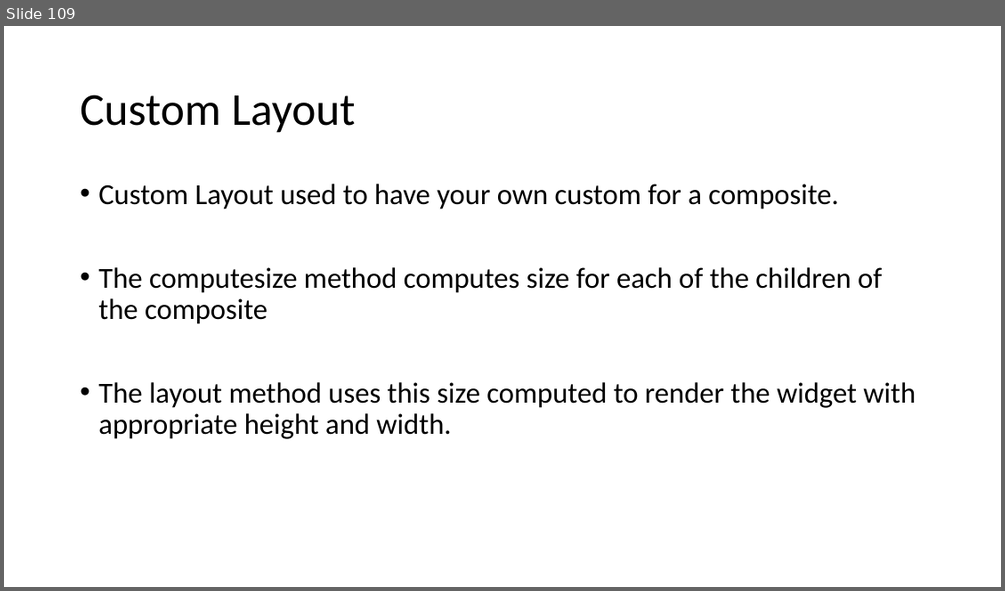
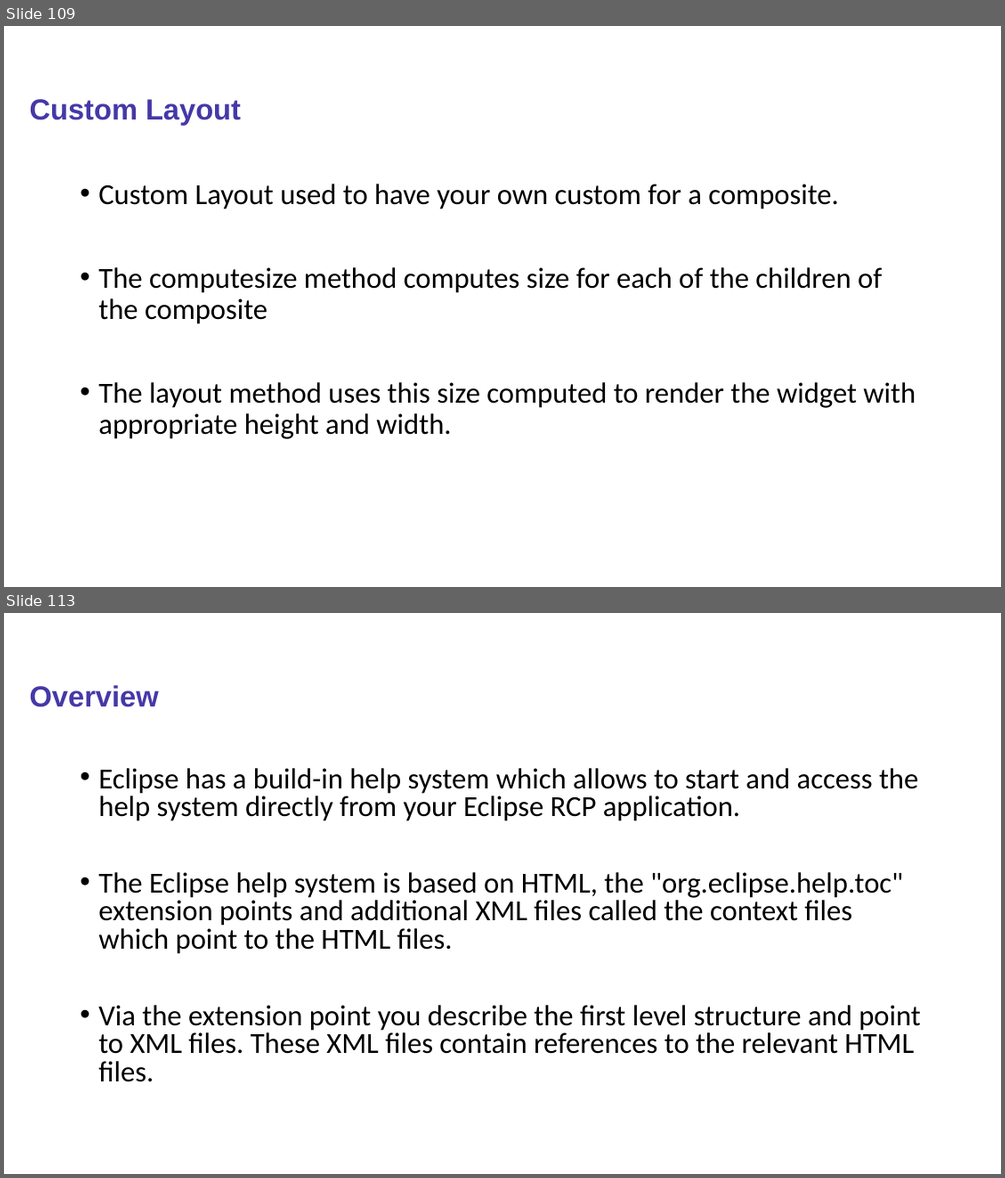
Before and after one commit to sabir123/RCP.Presentations, a slide deck: Eclipse_RCP_Training.pptx. Shown one above the other, each under a label of ours: slide 109 before the commit, slides 109 and 113 after it; the slides between them are not shown. The pictures are 1005x591 and 1005x1178 pixels, drawn with LibreOffice and Linux fonts; fonts in the diff are those of the drawing. Boxes give left, top, right and bottom in pixels: in the first picture for what was removed or moved away, otherwise in the second. Text is boxed around its words. In the diff, an @@ line names an element or a change of style, - is before the commit and + after.

```diff
--- a/Eclipse_RCP_Training.pptx
+++ b/Eclipse_RCP_Training.pptx
@@ slide 113 added at bbox=[4, 613, 1001, 1174], background #FFFFFF @@
@@ title added at bbox=[30, 685, 159, 707], 28 pt, text #4538A8, bold @@
+Overview
@@ text added at bbox=[98, 768, 921, 1082], 28 pt, text #000000 @@
+• Eclipse has a build-in help system which allows to start and access the help system directly from your Eclipse RCP application.
+• The Eclipse help system is based on HTML, the "org.eclipse.help.toc" extension points and additional XML files called the context files which point to the HTML files.
+• Via the extension point you describe the first level structure and point to XML files. These XML files contain references to the relevant HTML files.
@@ slide 109 changed as well @@
@@ title "Custom Layout": place and size @@
-title "Custom Layout" at bbox=[80, 95, 356, 133]
+title "Custom Layout" at bbox=[30, 99, 241, 124]
@@ title "Custom Layout" at bbox=[30, 99, 241, 124]: size 44 to 28 pt, font Calibri to Arial, text colour #000000 to #4538A8, bold on @@
```
Also in this commit, not shown: 101 other slides changed, 36 other slides added.
